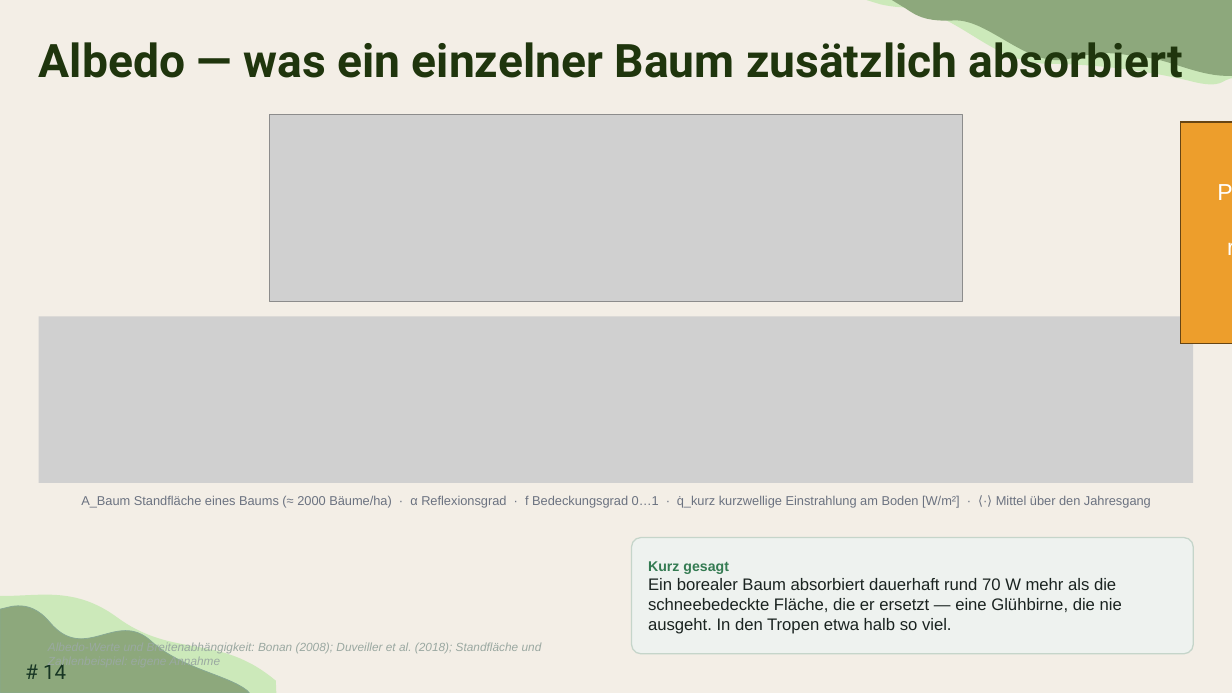
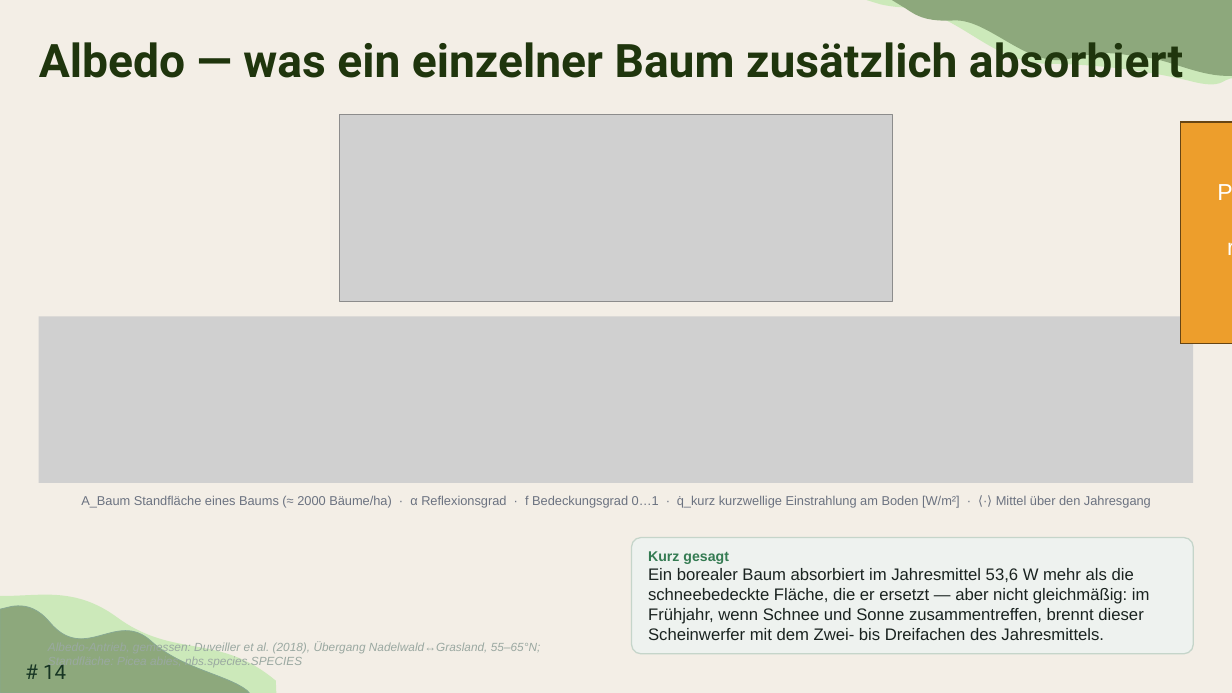
Before and after one commit to TimoDiepers/woodway, a slide deck: slide 14 of docs/slides/dissvortrag.pptx. Drawn at 1232x693 pixels with LibreOffice and Linux fonts; fonts in the diff are those of the drawing; grey boxes stand for pictures; background and template pictures are left out. Boxes give left, top, right and bottom in pixels: in the first picture for what was removed or moved away, otherwise in the second. Text is boxed around its words. In the diff, an @@ line names an element or a change of style, - is before the commit and + after.

```diff
--- a/docs/slides/dissvortrag.pptx
+++ b/docs/slides/dissvortrag.pptx
@@ picture: place and size @@
-picture at [270,115,963,302]
+picture at [340,115,893,301]
@@ text in rounded rectangle at [648,568,1150,640]: text changed @@
-Ein borealer Baum absorbiert dauerhaft rund 70 W mehr als die schneebedeckte Fläche, die er ersetzt — eine Glühbirne, die nie ausgeht. In den Tropen etwa halb so viel.
+Ein borealer Baum absorbiert im Jahresmittel 53,6 W mehr als die schneebedeckte Fläche, die er ersetzt — aber nicht gleichmäßig: im Frühjahr, wenn Schnee und Sonne zusammentreffen, brennt dieser Scheinwerfer mit dem Zwei- bis Dreifachen des Jahresmittels.
@@ text at [48,641,541,668]: text changed @@
-Albedo-Werte und Breitenabhängigkeit: Bonan (2008); Duveiller et al. (2018); Standfläche und Zahlenbeispiel: eigene Annahme
+Albedo-Antrieb, gemessen: Duveiller et al. (2018), Übergang Nadelwald↔Grasland, 55–65°N; Standfläche: Picea abies, nbs.species.SPECIES
```
Also in this commit, not shown: 2 other slides changed, 2 other files.
